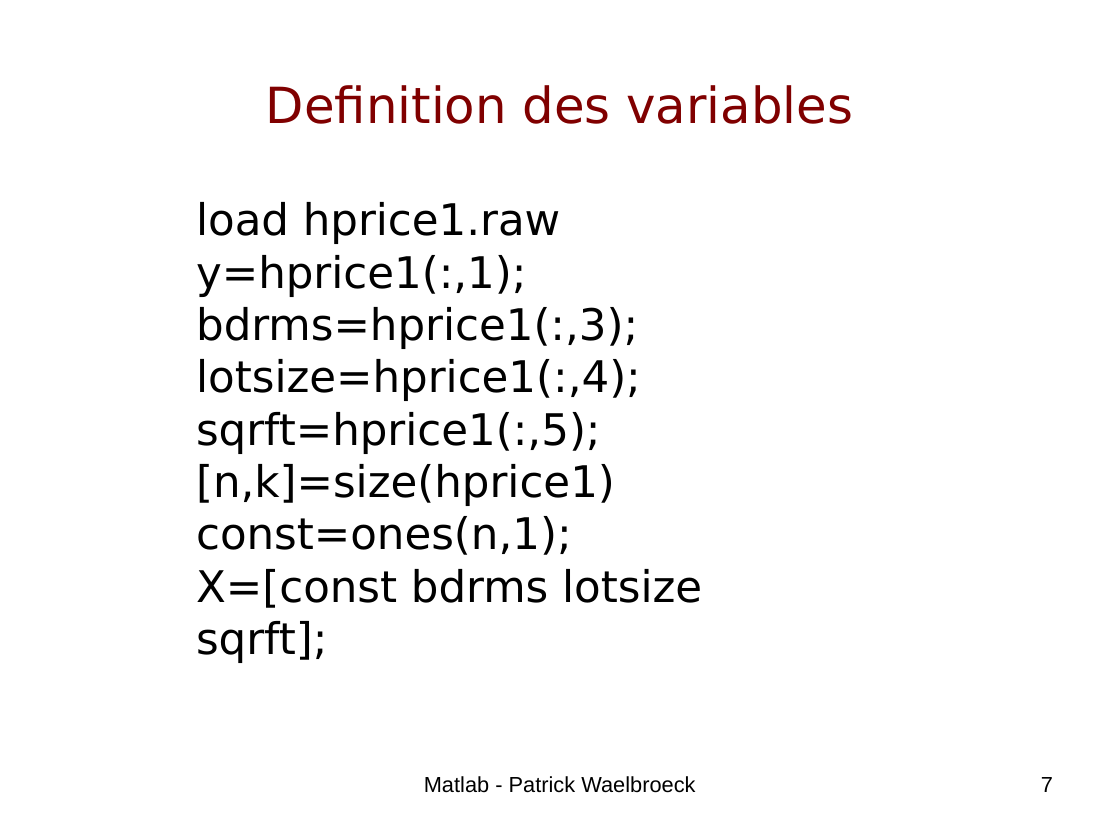
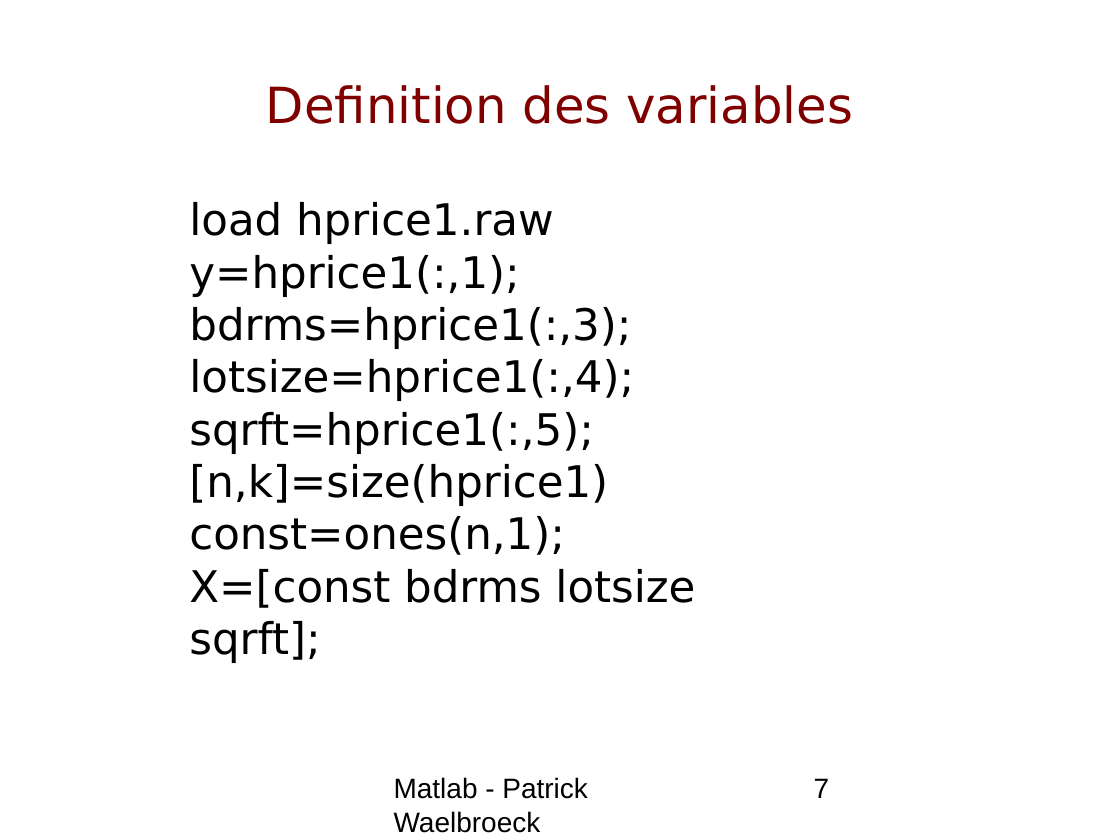
Before and after one commit to aroville/mastere-bgd, a slide deck: slide 7 of econometry/cours/Matlab4.ppt. Drawn at 1120x840 pixels with LibreOffice and Linux fonts; fonts in the diff are those of the drawing; background and template pictures are left out. Boxes give left, top, right and bottom in pixels: in the first picture for what was removed or moved away, otherwise in the second. Text is boxed around its words. In the diff, an @@ line names an element or a change of style, - is before the commit and + after.

```diff
--- a/econometry/cours/Matlab4.ppt
+++ b/econometry/cours/Matlab4.ppt
@@ text "load hprice1.raw": place and size @@
-text "load hprice1.raw" at [196, 202, 702, 608]
+text "load hprice1.raw" at [189, 202, 695, 608]
@@ text "Matlab - Patrick Waelbroeck" at [394, 777, 588, 833]: size 14 to 18 pt; alignment centre to left @@
@@ page number at [814, 778, 830, 798]: size 14 to 18 pt; alignment right to left @@
```
Also in this commit, not shown: 22 other slides changed, 8 other files.
